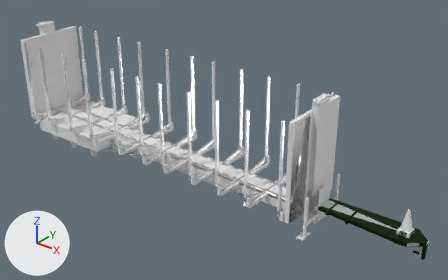
An edit to the FBX model log_trailer/meshes/trucks/tuning/main.fbx, drawn before and after from the same camera.
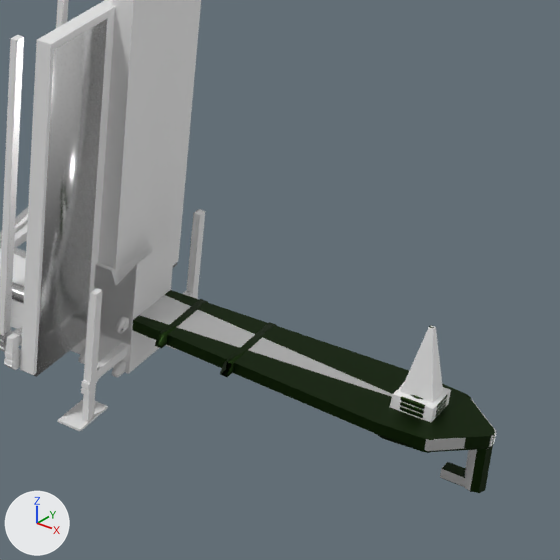
Each version is shown whole from a 50 mm lens placed at (0.1072, -0.1552, 0.1184), pointed at (-0.0214, 0.0056, 0.0187), then close up on the part from 62% to 100% of the width and 39% to 100% of the height. Lighting does not change. The marker at lower left points along +X, +Y and +Z. Where no turn or scale is listed for an object, it has been applied to the vertices. Vertices at the same position are counted once.

Names of what the first close-up shows: 'arm.004', 'cdt_Body.008', 'cdt_BoneLeg.003', 'cdt_Cone.004', 'cdt_Lift.004', 'cdt_Pin.001', 'cdt_RootNode.005', 'lift.002', 'main.003'.
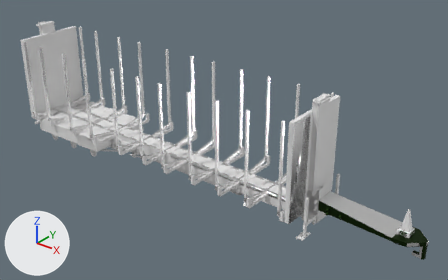
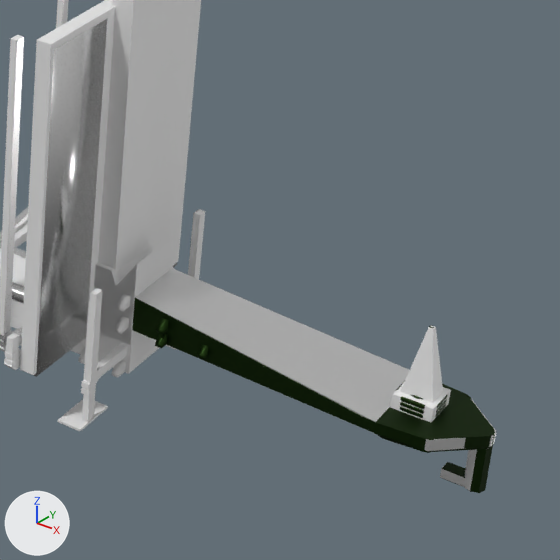
Pixel boxes [x1, y1, x2, y2] of what changed, in the close-ups (560 x 560 px; the box of a moved part takes in the faces that stretch with it):
'arm.004', reshaped
    before: [132, 290, 495, 493]
    after: [132, 298, 495, 493]
'cdt_Pin.001', reshaped (17% taller)
    before: [140, 295, 496, 451]
    after: [135, 268, 496, 451]
part 1 of me_cube_034, moved or reshaped
    before: [140, 295, 393, 397]
    after: [135, 268, 410, 422]
part 2 of me_cube_051, added
    after: [156, 318, 169, 334]
part 3 of me_cube_051, added
    after: [197, 344, 208, 360]
part 4 of me_cube_051, deleted (black)
    before: [220, 322, 277, 377]
part 5 of me_cube_051, moved or reshaped
    before: [133, 290, 409, 425]
    after: [133, 298, 393, 425]

Diff of the bpy script that builds the scene:
```diff
--- a/log_trailer/meshes/trucks/tuning/main.fbx.py
+++ b/log_trailer/meshes/trucks/tuning/main.fbx.py
@@ me_cube_034 @@
 me_cube_034.from_pydata(...)  # 28 vertices, 24 faces; spans x 0.0246..0.0595, y -0.0049..0.0049, z 0.0107..0.0122
 # used by ob_cdt_pin_001; location = (0.0, 0.0, 0.0)
-me_cube_034.vertices[13].co = (0.0246, -0.0035, 0.0122)  # pixel (133, 319)
-me_cube_034.vertices[21].co = (0.0246, 0.0035, 0.0122)  # pixel (170, 290)
+# me_cube_034 part 1
+me_cube_034.vertices[13].co = (0.0246, -0.0035, 0.0147)  # pixel (135, 297)
+me_cube_034.vertices[21].co = (0.0246, 0.0035, 0.0147)  # pixel (172, 268)
 me_cube_034.materials.append(mat_puplift_mat_023)
@@ me_cube_051 @@
 # used by ob_arm_004; location = (-0.2304, 0.0069, 0.0309)
-me_cube_051.from_pydata(...)  # 2624 vertices, 2542 faces; spans x 0.255..0.29, y -0.0122..-0.0019, z -0.0248..-0.0102
+me_cube_051.from_pydata(...)  # 2680 vertices, 2593 faces; spans x 0.2479..0.29, y -0.0119..-0.002, z -0.025..-0.0102
+# me_cube_051 part 2: the loose piece of 16 vertices spanning x 0.2582..0.259, y -0.0117..-0.0022, z -0.0198..-0.0187 is copied, and the copy is moved by (0.0, 0.0, 0.0016); it spans x 0.2582..0.259, y -0.0117..-0.0022, z -0.0182..-0.0171
+# me_cube_051 part 3: the loose piece of 16 vertices spanning x 0.2582..0.259, y -0.0117..-0.0022, z -0.0198..-0.0187 is copied, and the copy is moved by (0.0045, 0.0, 0.0006); it spans x 0.2628..0.2635, y -0.0117..-0.0022, z -0.0192..-0.0181
+# me_cube_051 part 4: the loose piece of 16 vertices spanning x 0.2656..0.2663, y -0.0122..-0.0019, z -0.0198..-0.0187 is deleted
+# me_cube_051 part 5: 11 vertices moved within x 0.2818..0.2844, y -0.0081..-0.005, z -0.0182..-0.0169; 4 vertices removed from x 0.255, y -0.0105..-0.0033, z -0.0187; 12 vertices added at x 0.255..0.2795, y -0.0118..-0.0021, z -0.0198..-0.0161
 me_cube_051.materials.append(mat_arm_mat)
```
